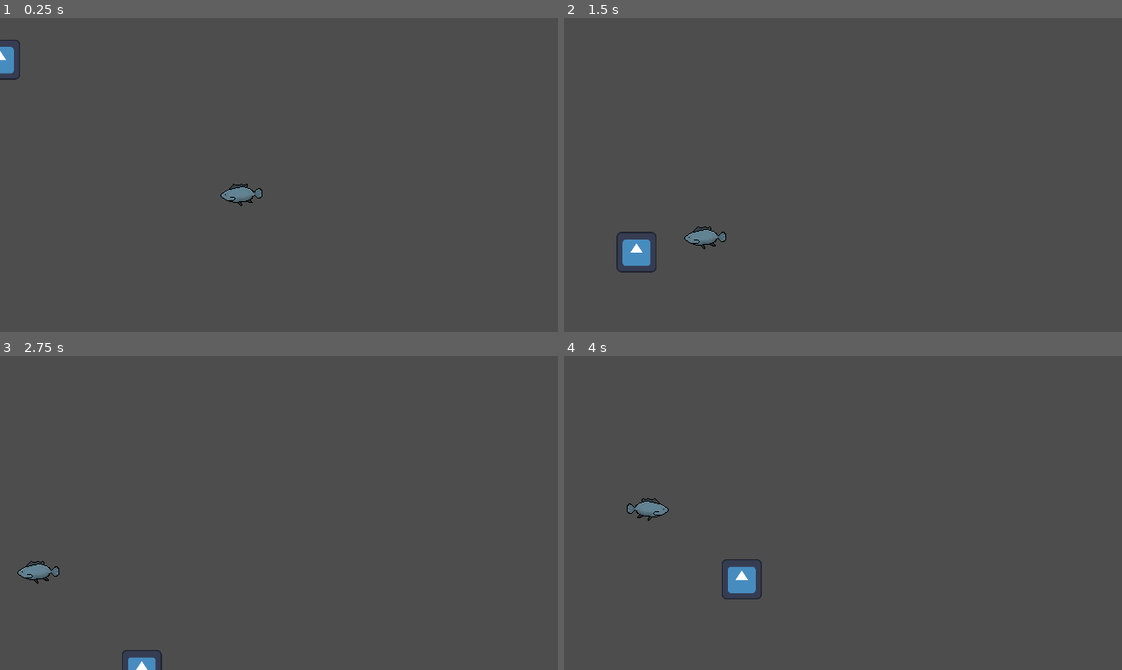
Above: before the commit, frames 1-4 (two rows, left to right).
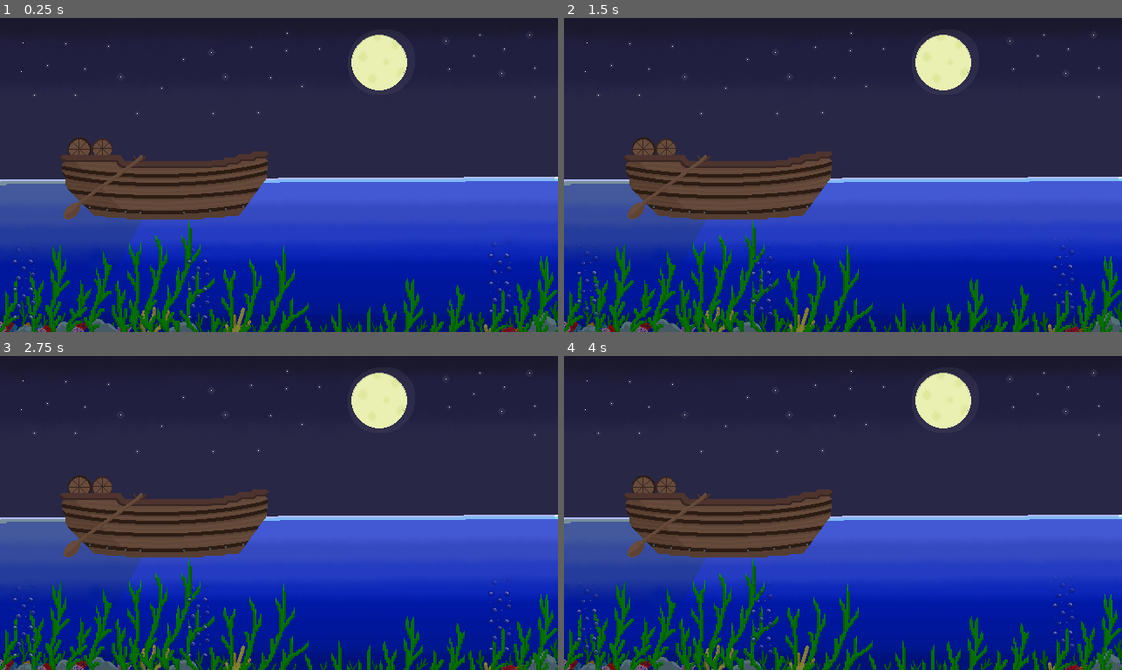
Above: after the commit, the same moments.

Repository: Timeo21/OGJ-8
Game: Godot game, scene res://scenes/main.tscn
The game is run twice, just before and just after one commit, with the same random seed, the same clock (stepped at 60 frames per second) and the same inputs. The engine's default icon, where the game draws it, is replaced by a stand-in: a white triangle on a blue panel in a dark square.
Inputs:
- Up to frame 1 (0.25 s): no input
- Up to frame 2 (1.5 s): hold D (right) 0.53-1.28 s
- Up to frame 3 (2.75 s): hold D (right) from 2.03 s (still down)
- Up to frame 4 (4 s): release D (right) at 2.78 s; hold Up (up) 2.78-3.53 s

The runs differ from the first frame. In frame 1, 98% of the frame differs, in the area x 0-100%, y 0-100%; in frame 2, 98%; in frame 3, 98%; in frame 4, 98%.

Commit message:
add bubbles and beggining of main screen

Diff:
--- /dev/null
+++ b/scenes/bubbles.gd
@@ -0,0 +1,6 @@
+extends Node2D
+
+func _ready() -> void:
+	$AnimatedSprite2D.play("default")
+	$AnimatedSprite2D2.play("default")
+	$AnimatedSprite2D3.play("default")
--- /dev/null
+++ b/scenes/bubbles.tscn
@@ -0,0 +1,105 @@
+[gd_scene format=3 uid="uid://d2eeqwjb4iiqv"]
+
+[ext_resource type="Texture2D" uid="uid://btl7gddtcfa3e" path="res://assets/decorations/bubbles.png" id="1_2eoim"]
+[ext_resource type="Shader" uid="uid://2kdyrypxaanr" path="res://shaders/bubbles.gdshader" id="1_gt360"]
+[ext_resource type="Script" uid="uid://d3pf1b67x360d" path="res://scenes/bubbles.gd" id="1_wdrk5"]
+
+[sub_resource type="ShaderMaterial" id="ShaderMaterial_wdrk5"]
+shader = ExtResource("1_gt360")
+shader_parameter/t = 0.7
+
+[sub_resource type="AtlasTexture" id="AtlasTexture_gt360"]
+atlas = ExtResource("1_2eoim")
+region = Rect2(0, 0, 64, 64)
+
+[sub_resource type="AtlasTexture" id="AtlasTexture_wdrk5"]
+atlas = ExtResource("1_2eoim")
+region = Rect2(64, 0, 64, 64)
+
+[sub_resource type="AtlasTexture" id="AtlasTexture_1e6an"]
+atlas = ExtResource("1_2eoim")
+region = Rect2(128, 0, 64, 64)
+
+[sub_resource type="AtlasTexture" id="AtlasTexture_86n55"]
+atlas = ExtResource("1_2eoim")
+region = Rect2(192, 0, 64, 64)
+
+[sub_resource type="AtlasTexture" id="AtlasTexture_v7p2s"]
+atlas = ExtResource("1_2eoim")
+region = Rect2(256, 0, 64, 64)
+
+[sub_resource type="AtlasTexture" id="AtlasTexture_1rsqw"]
+atlas = ExtResource("1_2eoim")
+region = Rect2(320, 0, 64, 64)
+
+[sub_resource type="AtlasTexture" id="AtlasTexture_kcbih"]
+atlas = ExtResource("1_2eoim")
+region = Rect2(384, 0, 64, 64)
+
+[sub_resource type="AtlasTexture" id="AtlasTexture_o61sm"]
+atlas = ExtResource("1_2eoim")
+region = Rect2(448, 0, 64, 64)
+
+[sub_resource type="AtlasTexture" id="AtlasTexture_8ydrs"]
+atlas = ExtResource("1_2eoim")
+region = Rect2(512, 0, 64, 64)
+
+[sub_resource type="AtlasTexture" id="AtlasTexture_d8nqn"]
+atlas = ExtResource("1_2eoim")
+region = Rect2(576, 0, 64, 64)
+
+[sub_resource type="SpriteFrames" id="SpriteFrames_e3u3k"]
+animations = [{
+"frames": [{
+"duration": 1.0,
+"texture": SubResource("AtlasTexture_gt360")
+}, {
+"duration": 1.0,
+"texture": SubResource("AtlasTexture_wdrk5")
+}, {
+"duration": 1.0,
+"texture": SubResource("AtlasTexture_1e6an")
+}, {
+"duration": 1.0,
+"texture": SubResource("AtlasTexture_86n55")
+}, {
+"duration": 1.0,
+"texture": SubResource("AtlasTexture_v7p2s")
+}, {
+"duration": 1.0,
+"texture": SubResource("AtlasTexture_1rsqw")
+}, {
+"duration": 1.0,
+"texture": SubResource("AtlasTexture_kcbih")
+}, {
+"duration": 1.0,
+"texture": SubResource("AtlasTexture_o61sm")
+}, {
+"duration": 1.0,
+"texture": SubResource("AtlasTexture_8ydrs")
+}, {
+"duration": 1.0,
+"texture": SubResource("AtlasTexture_d8nqn")
+}],
+"loop": true,
+"name": &"default",
+"speed": 12.0
+}]
+
+[node name="bubbles" type="Node2D" unique_id=861841015]
+script = ExtResource("1_wdrk5")
+
+[node name="AnimatedSprite2D" type="AnimatedSprite2D" parent="." unique_id=410677457]
+material = SubResource("ShaderMaterial_wdrk5")
+sprite_frames = SubResource("SpriteFrames_e3u3k")
+frame_progress = 0.22550483
+
+[node name="AnimatedSprite2D2" type="AnimatedSprite2D" parent="." unique_id=1987139562]
+position = Vector2(0, 64)
+sprite_frames = SubResource("SpriteFrames_e3u3k")
+frame_progress = 0.5111216
+
+[node name="AnimatedSprite2D3" type="AnimatedSprite2D" parent="." unique_id=1473140542]
+position = Vector2(0, 128)
+sprite_frames = SubResource("SpriteFrames_e3u3k")
+frame_progress = 0.8181907
--- a/scenes/main.tscn
+++ b/scenes/main.tscn
@@ -1,22 +1,53 @@
 [gd_scene format=3 uid="uid://clcywy3bjl68a"]
 
 [ext_resource type="Script" uid="uid://b2uoh7rwwhg1" path="res://scripts/camera_2d.gd" id="1_o5qli"]
-[ext_resource type="PackedScene" uid="uid://bot3h4ngyswtu" path="res://scenes/fish.tscn" id="2_0wfyh"]
-[ext_resource type="PackedScene" uid="uid://bvnangrlj4kax" path="res://scenes/cursor.tscn" id="3_sugp2"]
+[ext_resource type="Texture2D" uid="uid://dsmn2qbkoicpk" path="res://assets/decorations/background.png" id="1_tefeu"]
+[ext_resource type="PackedScene" path="res://scenes/fish.tscn" id="2_0wfyh"]
+[ext_resource type="Texture2D" uid="uid://c0u40vkadh478" path="res://assets/decorations/boat.png" id="2_o6xl0"]
+[ext_resource type="PackedScene" uid="uid://d0s7d0ablsb5t" path="res://scenes/cursor.tscn" id="3_sugp2"]
+[ext_resource type="PackedScene" uid="uid://d2eeqwjb4iiqv" path="res://scenes/bubbles.tscn" id="3_tipki"]
 
-[node name="Node2D" type="Node2D" unique_id=1327590328]
+[node name="Main" type="Node" unique_id=2076612375]
 
-[node name="Camera2D" type="Camera2D" parent="." unique_id=1904801016]
+[node name="Visuals" type="Node" parent="." unique_id=505781156]
+
+[node name="Background" type="Sprite2D" parent="Visuals" unique_id=1094451021]
+position = Vector2(320, 180)
+texture = ExtResource("1_tefeu")
+
+[node name="Boat" type="Sprite2D" parent="Visuals" unique_id=1962119179]
+position = Vector2(188, 169)
+texture = ExtResource("2_o6xl0")
+
+[node name="Bubbles" type="Node" parent="Visuals" unique_id=495122003]
+
+[node name="bubbles" parent="Visuals/Bubbles" unique_id=861841015 instance=ExtResource("3_tipki")]
+position = Vector2(28, 264)
+scale = Vector2(0.5, 0.5)
+
+[node name="bubbles2" parent="Visuals/Bubbles" unique_id=1125764422 instance=ExtResource("3_tipki")]
+position = Vector2(228, 264)
+scale = Vector2(0.5, 0.5)
+
+[node name="bubbles3" parent="Visuals/Bubbles" unique_id=644809162 instance=ExtResource("3_tipki")]
+position = Vector2(574, 257)
+scale = Vector2(0.5, 0.5)
+
+[node name="Gameplay" type="Node" parent="." unique_id=258947638]
+
+[node name="Camera2D" type="Camera2D" parent="Gameplay" unique_id=1904801016]
+position = Vector2(0, 5)
+enabled = false
 limit_left = -340
 limit_top = -180
 limit_right = 320
 limit_bottom = 180
 script = ExtResource("1_o5qli")
 
-[node name="Fish" parent="." unique_id=2065414123 instance=ExtResource("2_0wfyh")]
+[node name="Fish" parent="Gameplay" unique_id=2065414123 instance=ExtResource("2_0wfyh")]
 position = Vector2(-14, 14)
 speed_angular = 200.0
 speed = 100.0
 
-[node name="Cursor" parent="." unique_id=29777647 instance=ExtResource("3_sugp2")]
+[node name="Cursor" parent="Gameplay" unique_id=29777647 instance=ExtResource("3_sugp2")]
 position = Vector2(-316, -139)
--- /dev/null
+++ b/shaders/bubbles.gdshader
@@ -0,0 +1,7 @@
+shader_type canvas_item;
+uniform float t = 0.9;
+
+void fragment(){
+	COLOR = texture(TEXTURE, UV); // Read from texture again.
+	COLOR.a *= (max(UV.y, 1.0-t) - 1.0 + t) / t;
+}
Not shown, added: scenes/bubbles.gd.uid
Not shown, added: shaders/bubbles.gdshader.uid
